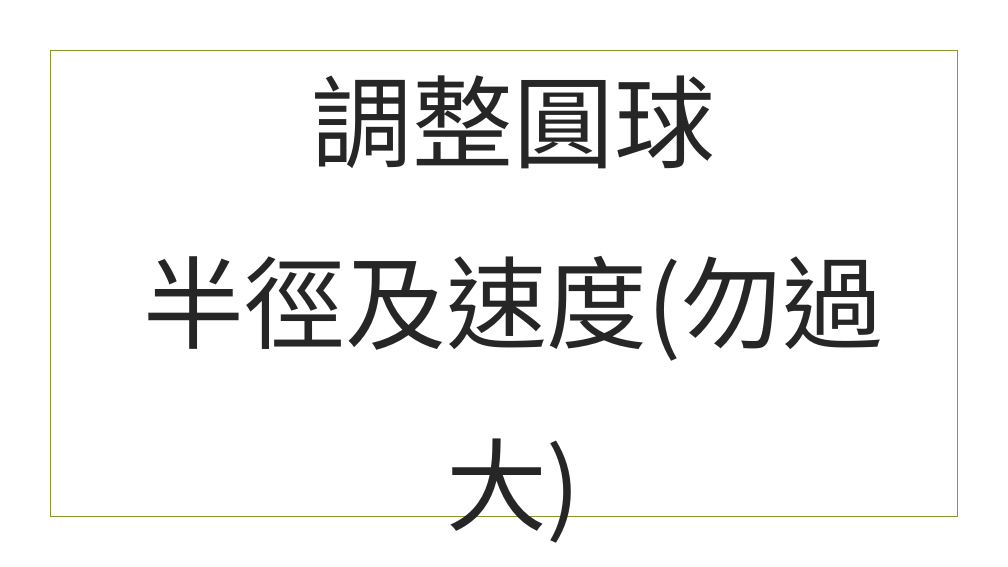
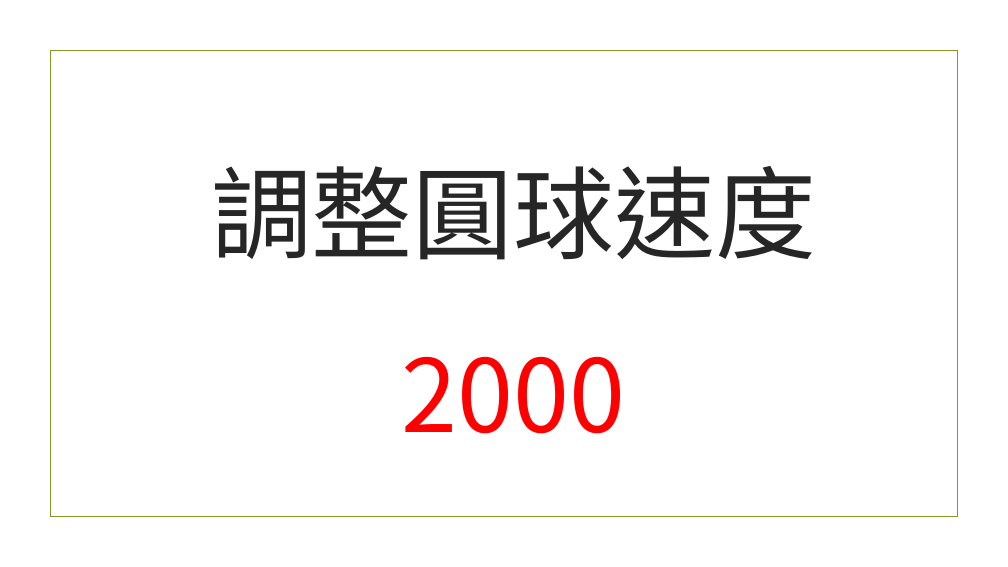
Before and after one commit to beardad1975/py4t, a slide deck: slide 10 of 課程資料/物理撞擊實驗室/物理撞擊實驗室簡報.pptx (slide 9 before the commit). Drawn at 1008x567 pixels with LibreOffice and Linux fonts; fonts in the diff are those of the drawing; background and template pictures are left out. Boxes give left, top, right and bottom in pixels: in the first picture for what was removed or moved away, otherwise in the second. Text is boxed around its words. In the diff, an @@ line names an element or a change of style, - is before the commit and + after.

```diff
--- a/課程資料/物理撞擊實驗室/物理撞擊實驗室簡報.pptx
+++ b/課程資料/物理撞擊實驗室/物理撞擊實驗室簡報.pptx
@@ title at [211,166,816,434]: text changed @@
-調整圓球
-半徑及速度(勿過大)
+調整圓球速度
+2000
```
Also in this commit, not shown: 12 other slides changed, 17 slides added, 4 slides removed, 15 other files.
